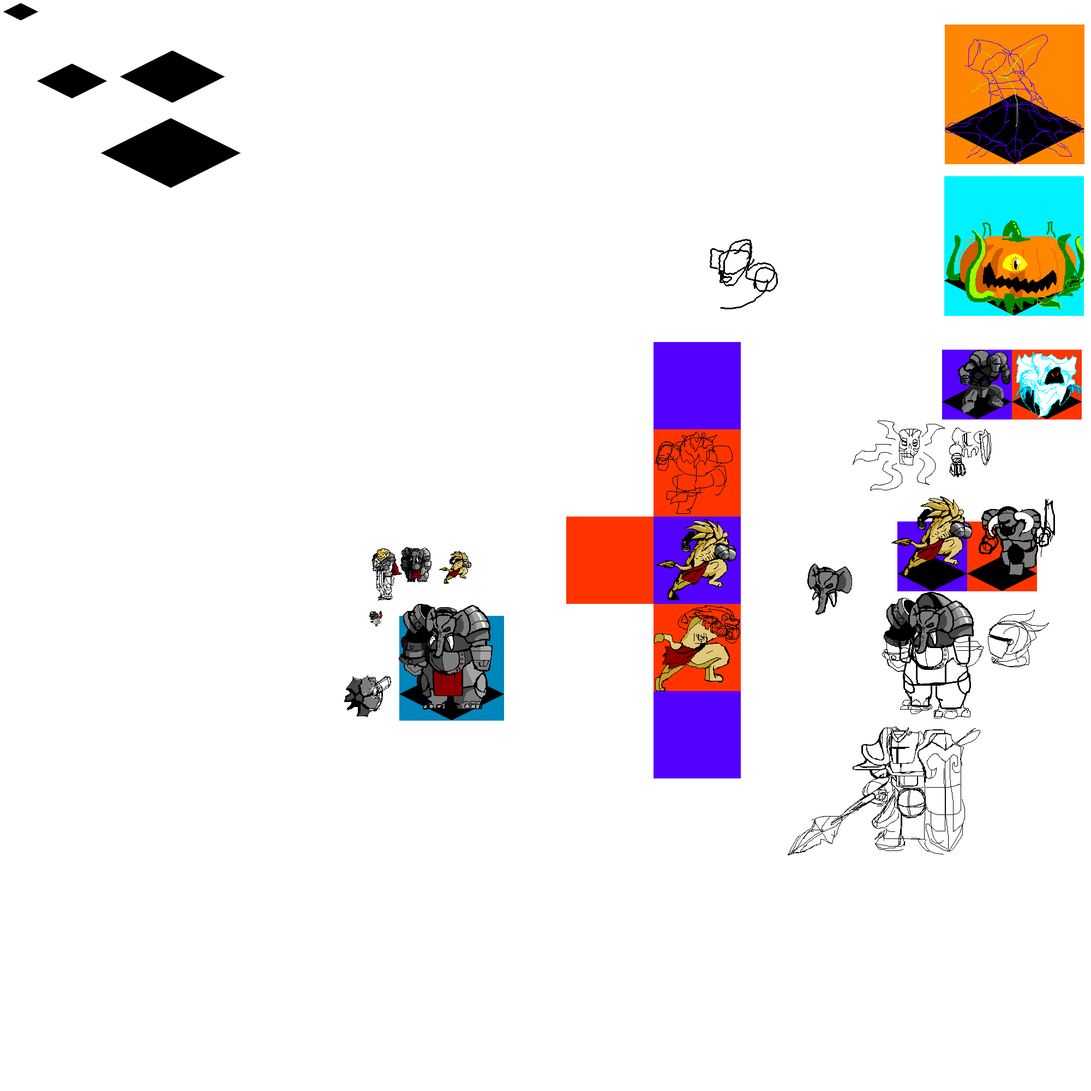
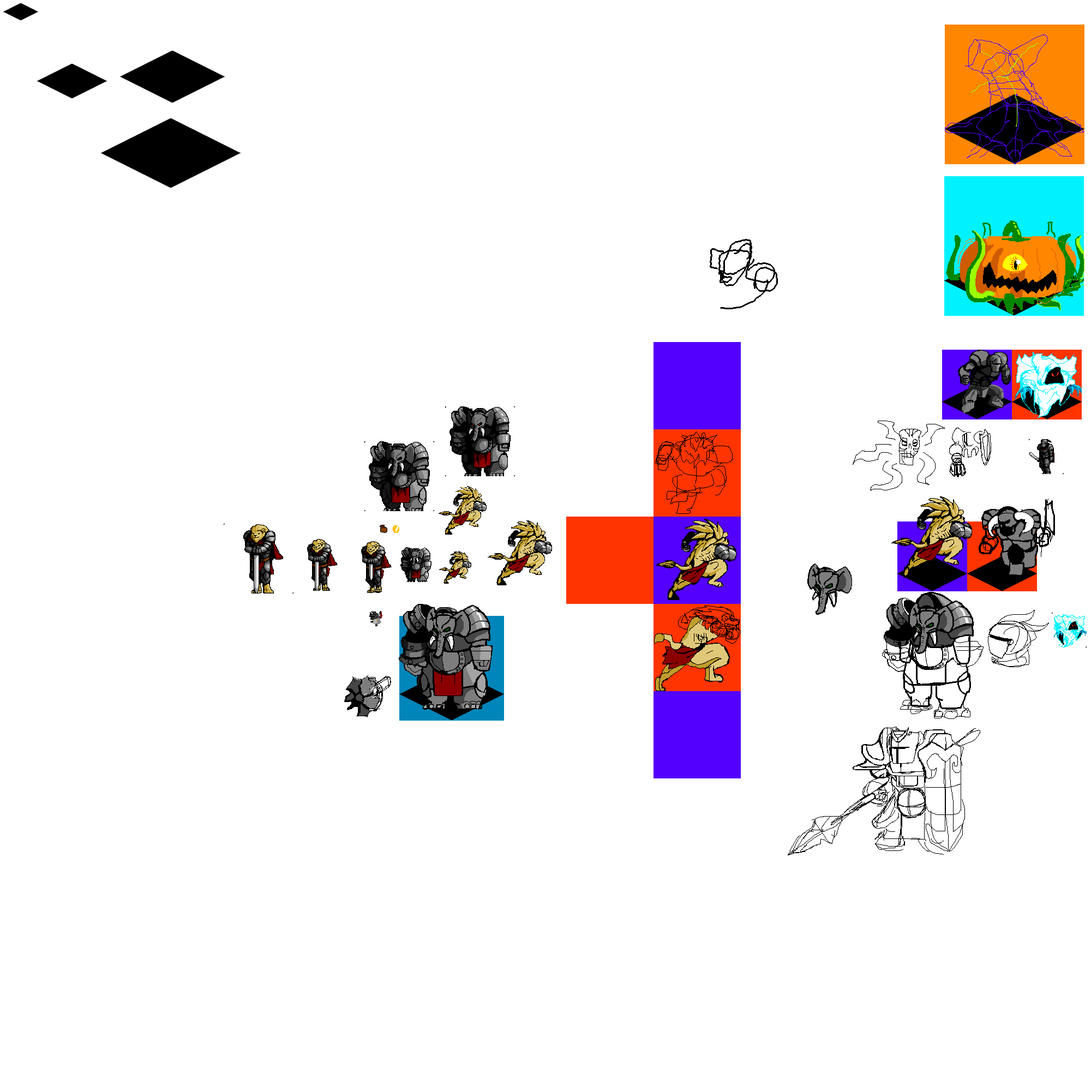
Revision of a layered (1091, 1091) image; what changed, layer by layer:
painted on "New Layer" over left=223, top=406, right=1088, bottom=648
